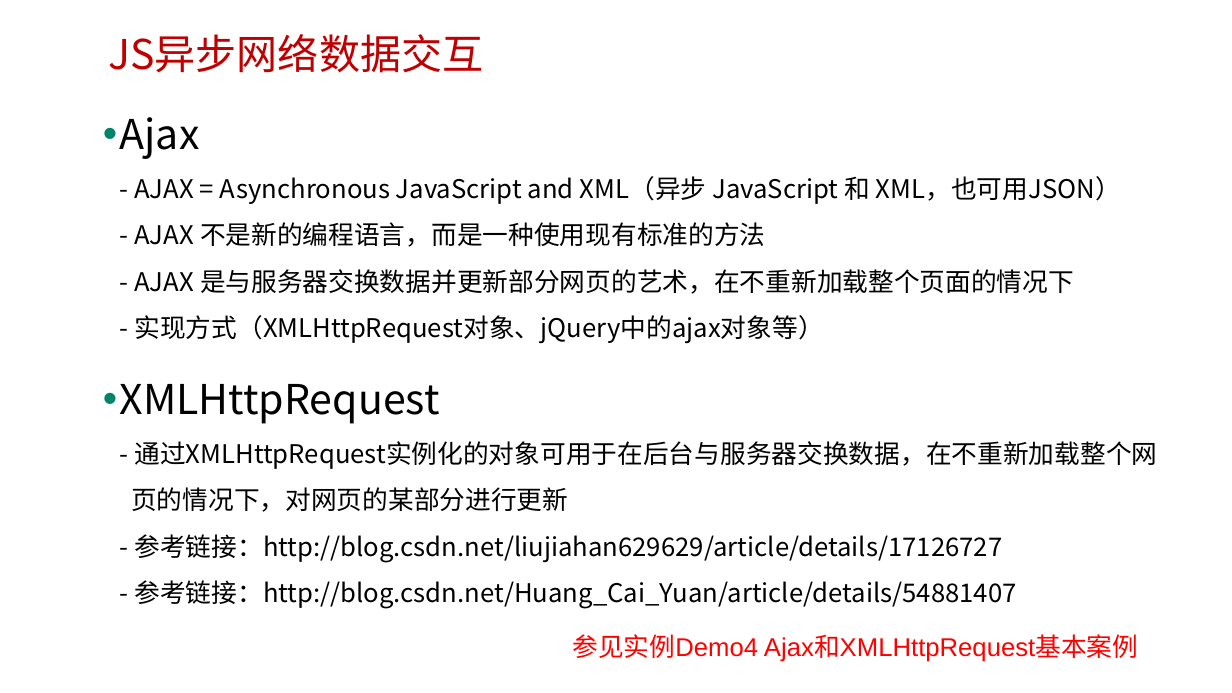
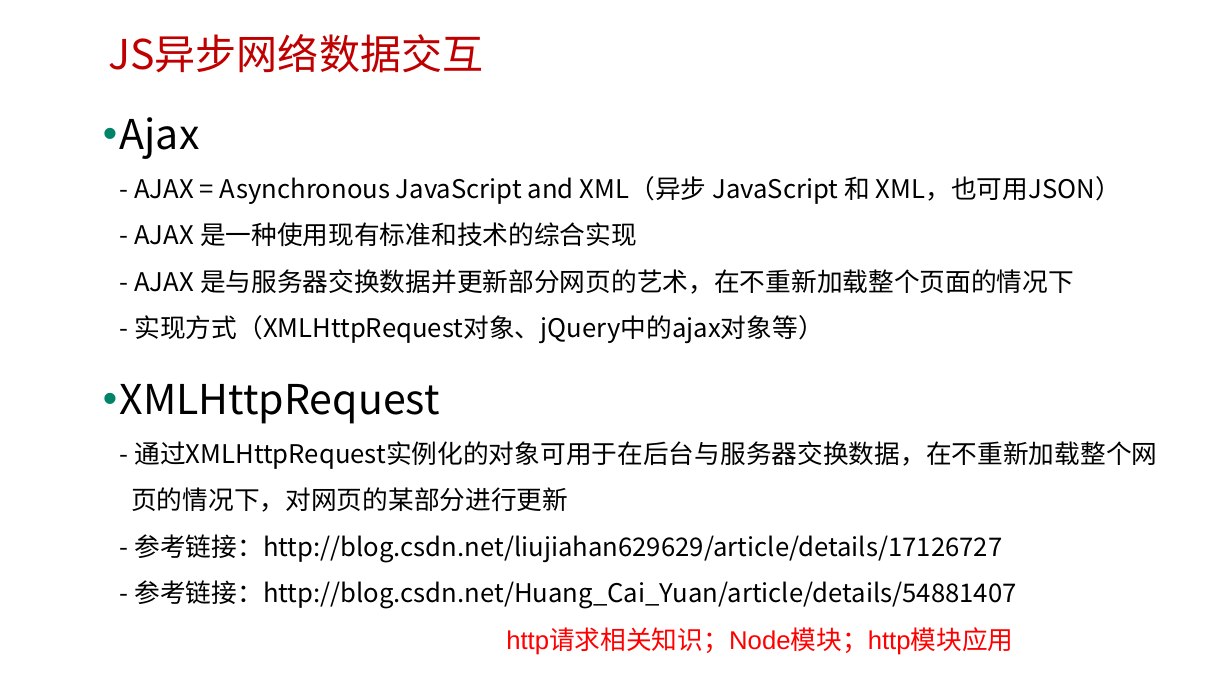
Before and after one commit to edu2act/course-javascript-advanced, a slide deck: slide 9 of 课程PPT/26.JS异步与网络数据交互.pptx. Drawn at 1232x693 pixels with LibreOffice and Linux fonts; fonts in the diff are those of the drawing; background and template pictures are left out. Boxes give left, top, right and bottom in pixels: in the first picture for what was removed or moved away, otherwise in the second. Text is boxed around its words. In the diff, an @@ line names an element or a change of style, - is before the commit and + after.

Commit message:
V1.26.2 更新PPT(26)和LS26（5月30号）

```diff
--- a/课程PPT/26.JS异步与网络数据交互.pptx
+++ b/课程PPT/26.JS异步与网络数据交互.pptx
@@ text at (120, 117, 1121, 344): text changed @@
-• Ajax
-  - AJAX = Asynchronous JavaScript and XML（异步 JavaScript 和 XML，也可用JSON）
-  - AJAX 不是新的编程语言，而是一种使用现有标准的方法
-  - AJAX 是与服务器交换数据并更新部分网页的艺术，在不重新加载整个页面的情况下
-  - 实现方式（XMLHttpRequest对象、jQuery中的ajax对象等）
+• Ajax
+  - AJAX = Asynchronous JavaScript and XML（异步 JavaScript 和 XML，也可用JSON）
+  - AJAX 是一种使用现有标准和技术的综合实现
+  - AJAX 是与服务器交换数据并更新部分网页的艺术，在不重新加载整个页面的情况下
+  - 实现方式（XMLHttpRequest对象、jQuery中的ajax对象等）
@@ text at (506, 628, 1013, 655): text changed @@
-参见实例Demo4 Ajax和XMLHttpRequest基本案例
+http请求相关知识；Node模块；http模块应用
```
Also in this commit, not shown: 1 other slide changed, 2 slides added, 14 other files.
